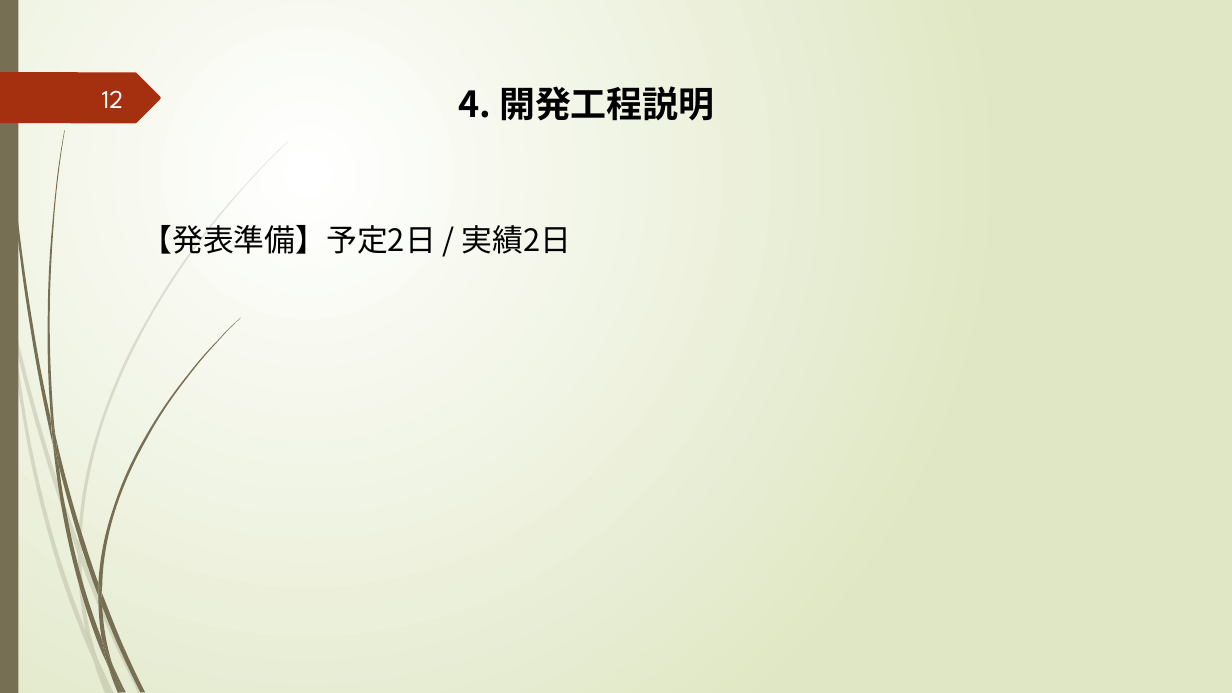
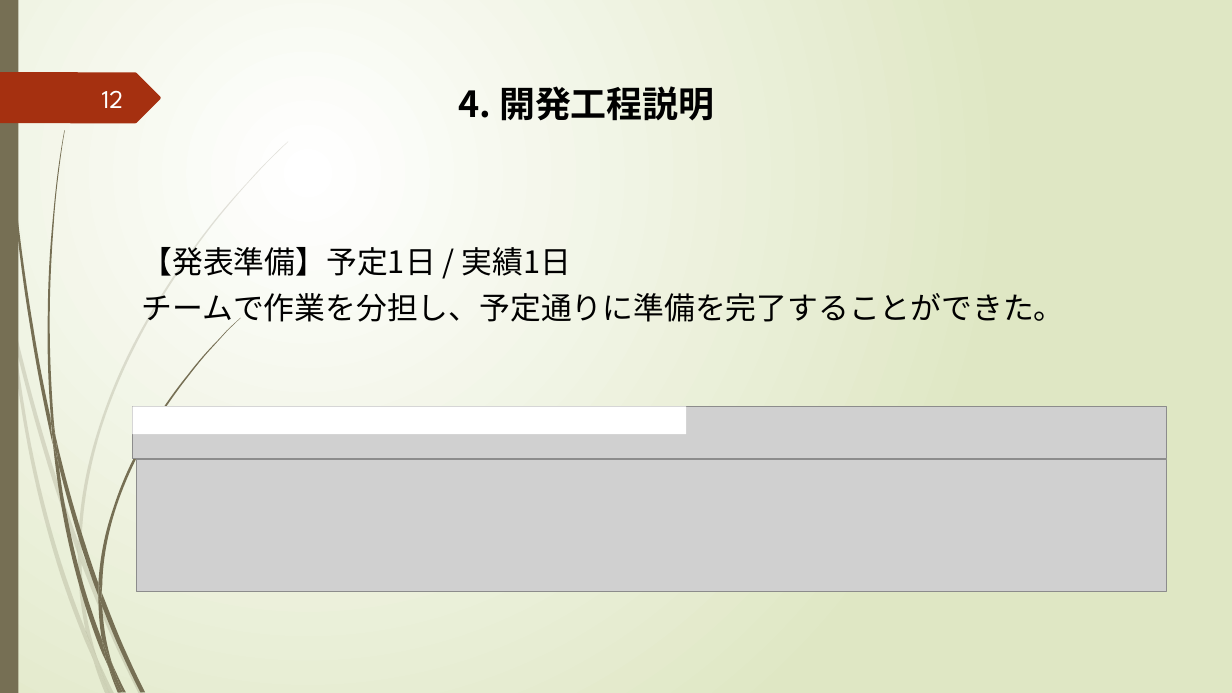
Before and after one commit to k-kuru/team_develop, a slide deck: slide 12 of 05_チーム開発演習_発表会資料/05_チーム開発演習_発表会資料_チーム3.pptx. Drawn at 1232x693 pixels with LibreOffice and Linux fonts; fonts in the diff are those of the drawing; grey boxes stand for pictures. Boxes give left, top, right and bottom in pixels: in the first picture for what was removed or moved away, otherwise in the second. Text is boxed around its words. In the diff, an @@ line names an element or a change of style, - is before the commit and + after.

Commit message:
20210611 8:55

```diff
--- a/05_チーム開発演習_発表会資料/05_チーム開発演習_発表会資料_チーム3.pptx
+++ b/05_チーム開発演習_発表会資料/05_チーム開発演習_発表会資料_チーム3.pptx
@@ text at (142, 247, 1065, 328): text changed @@
-【発表準備】予定2日 / 実績2日
+【発表準備】予定1日 / 実績1日
+チームで作業を分担し、予定通りに準備を完了することができた。
@@ picture added at (132, 407, 1166, 459) @@
@@ rectangle added at (132, 407, 686, 434), fill #FFFFFF @@
@@ picture added at (137, 459, 1166, 592) @@
```
Also in this commit, not shown: 4 other slides changed.
